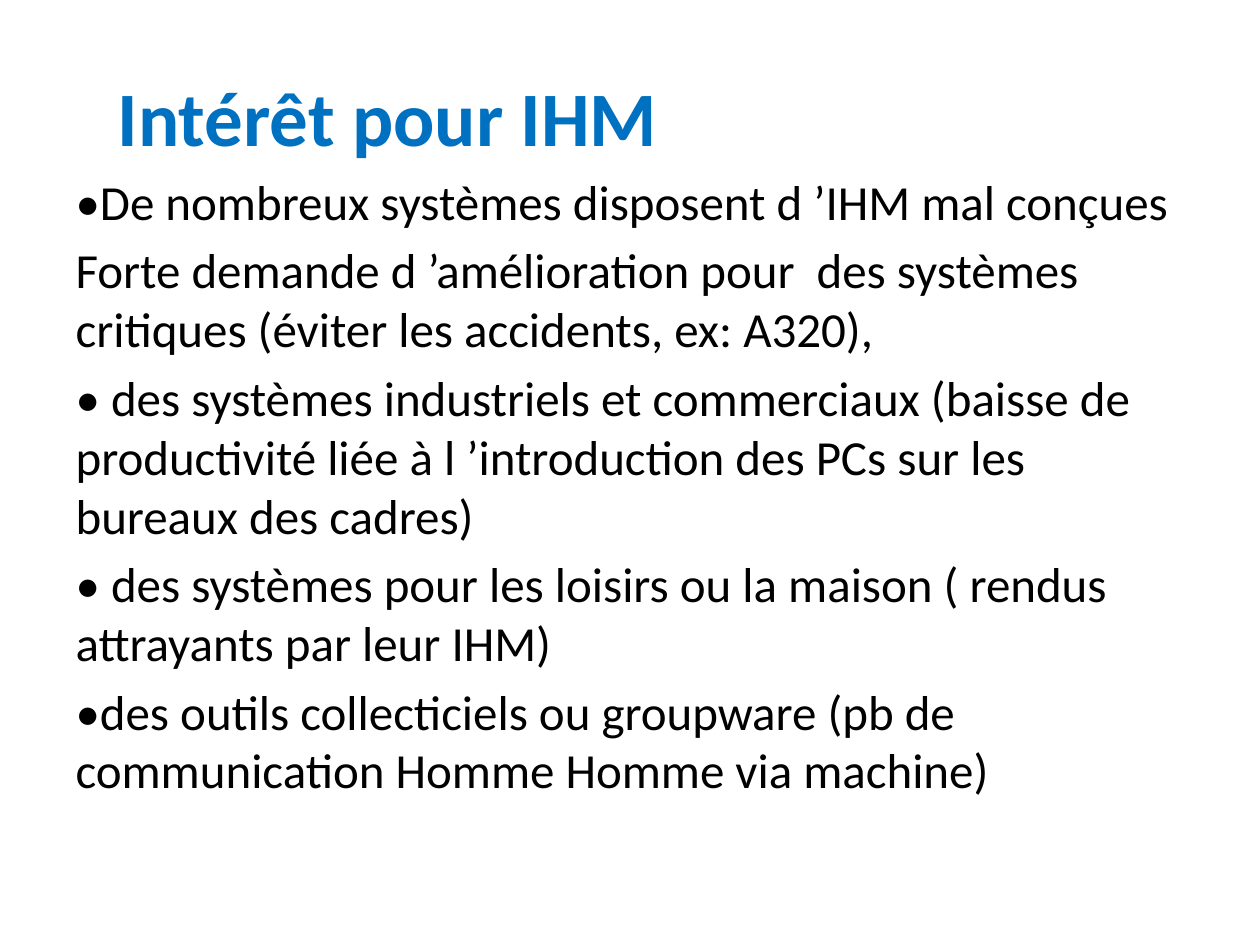
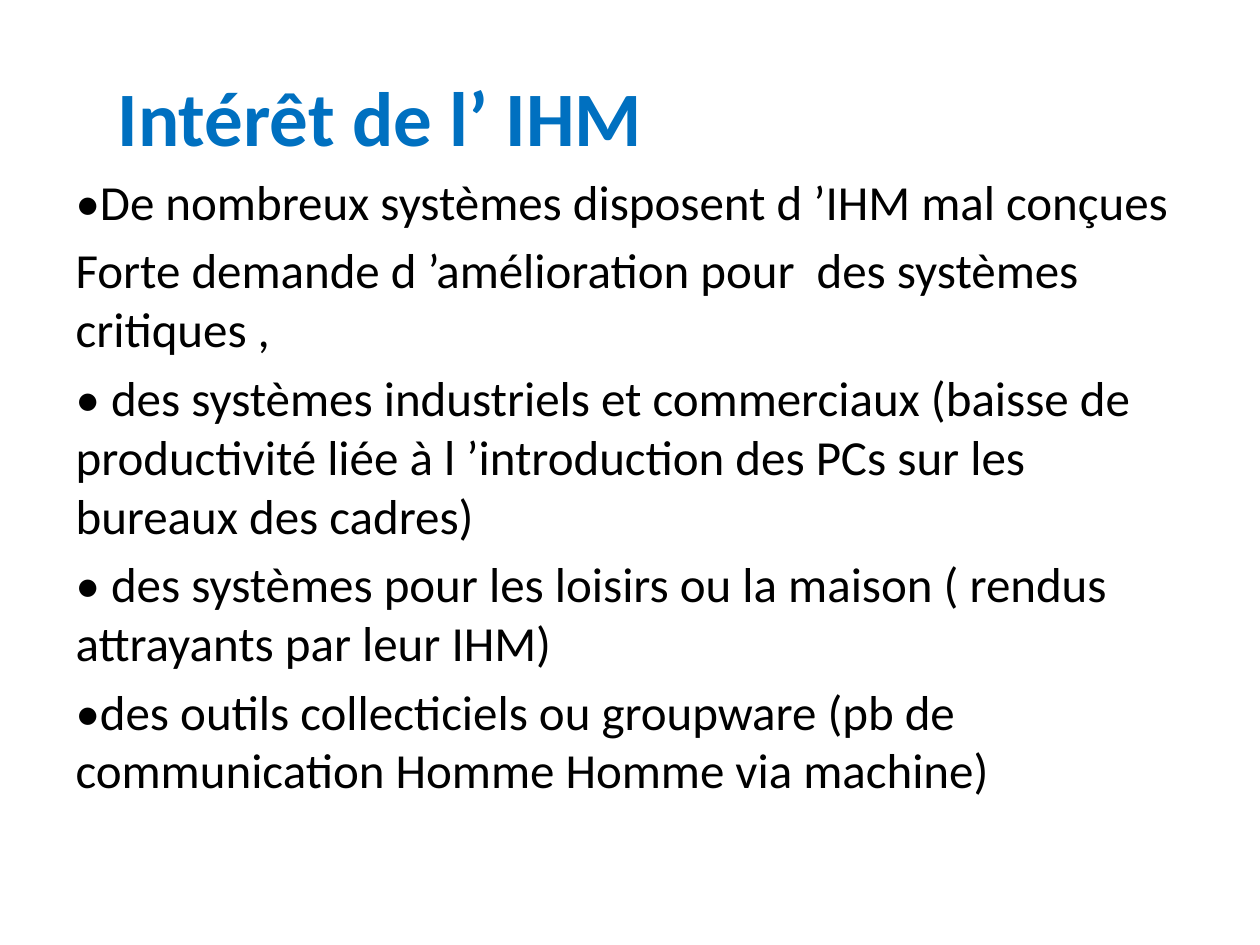
Before and after one commit to LucNtonga/IHM, a slide deck: slide 13 of INTERFACE.pptx. Drawn at 1260x945 pixels with LibreOffice and Linux fonts; fonts in the diff are those of the drawing; background and template pictures are left out. Boxes give left, top, right and bottom in pixels: in the first picture for what was removed or moved away, otherwise in the second. Text is boxed around its words. In the diff, an @@ line names an element or a change of style, - is before the commit and + after.

```diff
--- a/INTERFACE.pptx
+++ b/INTERFACE.pptx
@@ title at [118,90,642,147]: text changed @@
-Intérêt pour IHM
+Intérêt de l’ IHM
@@ text at [76,253,1078,355]: text changed @@
-Forte demande d ’amélioration pour des systèmes critiques (éviter les accidents, ex: A320),
+Forte demande d ’amélioration pour des systèmes critiques ,
```
Also in this commit, not shown: 6 other slides changed, 2 slides added, 13 slides removed.
